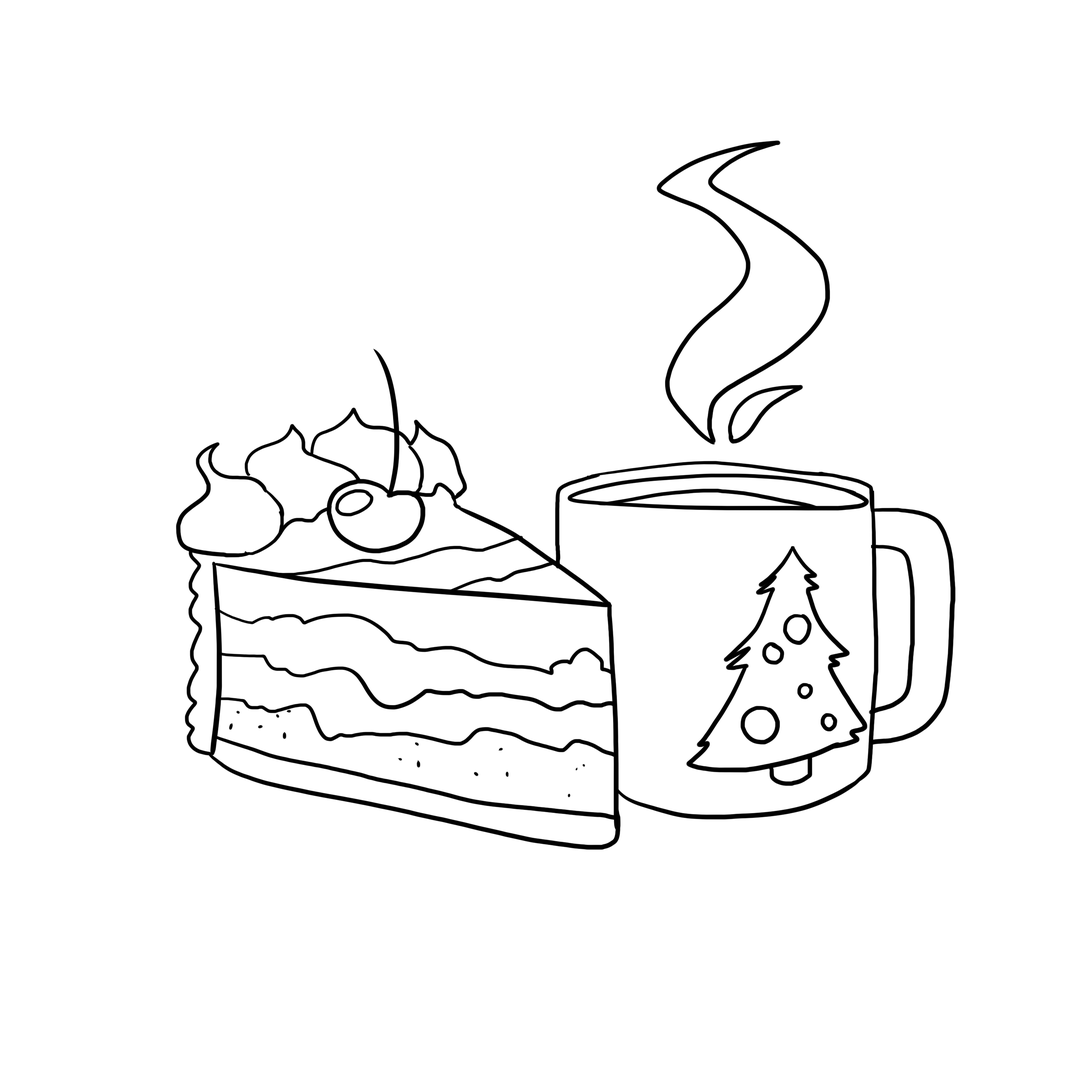
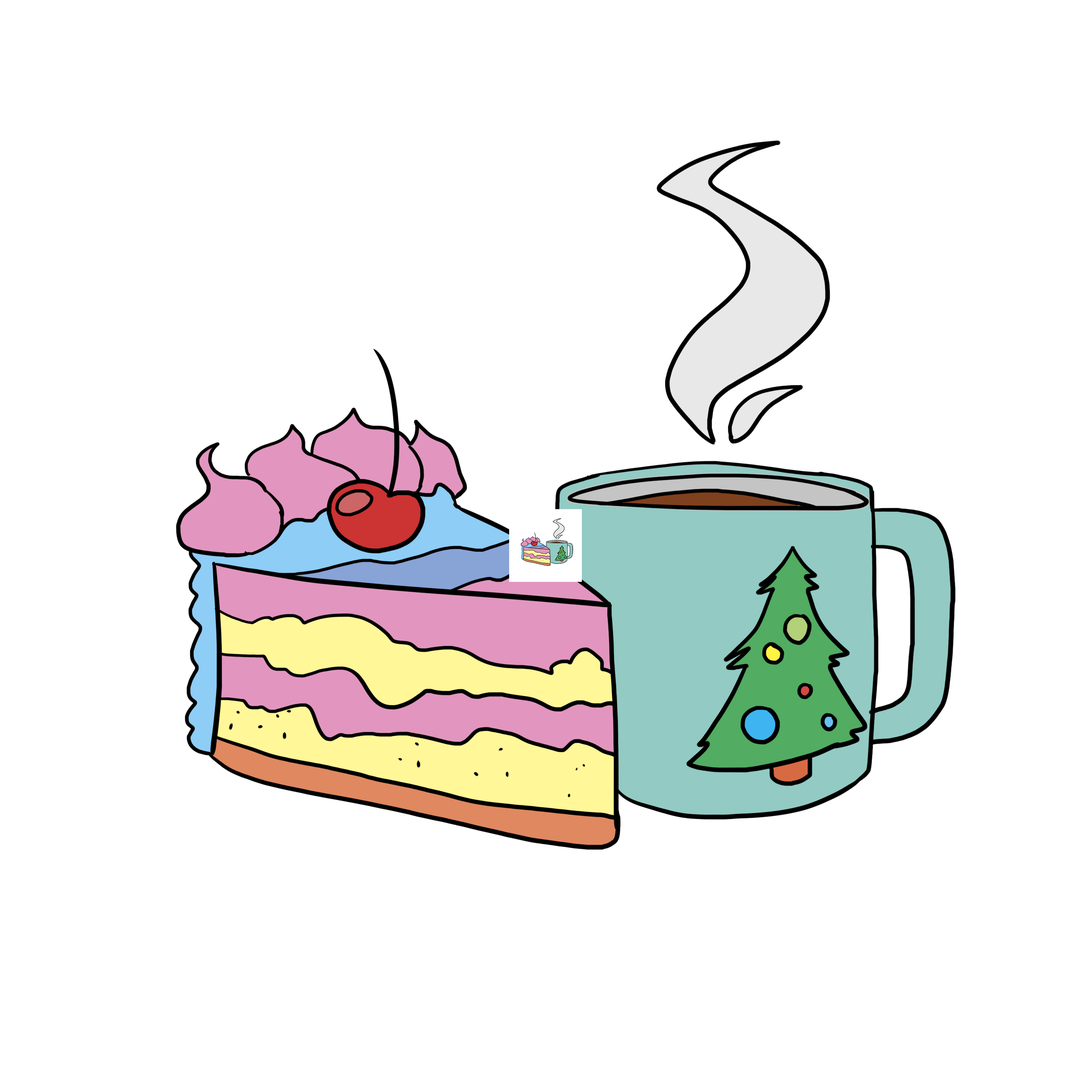
Two versions of the same layered image (1091 × 1091). Layer-by-layer changes:
added layer "Группа 1 копия" above "Группа 1" over [509, 509, 583, 583]
added group "Группа 1" with 3 layers above "Background" over [180, 146, 952, 846]
moved "Layer1" into group "Группа 1" over [180, 146, 952, 846]
added layer "Слой 1" in group "Группа 1" over [180, 146, 952, 846]
added layer "Слой 2" in group "Группа 1" over [180, 146, 952, 846]
